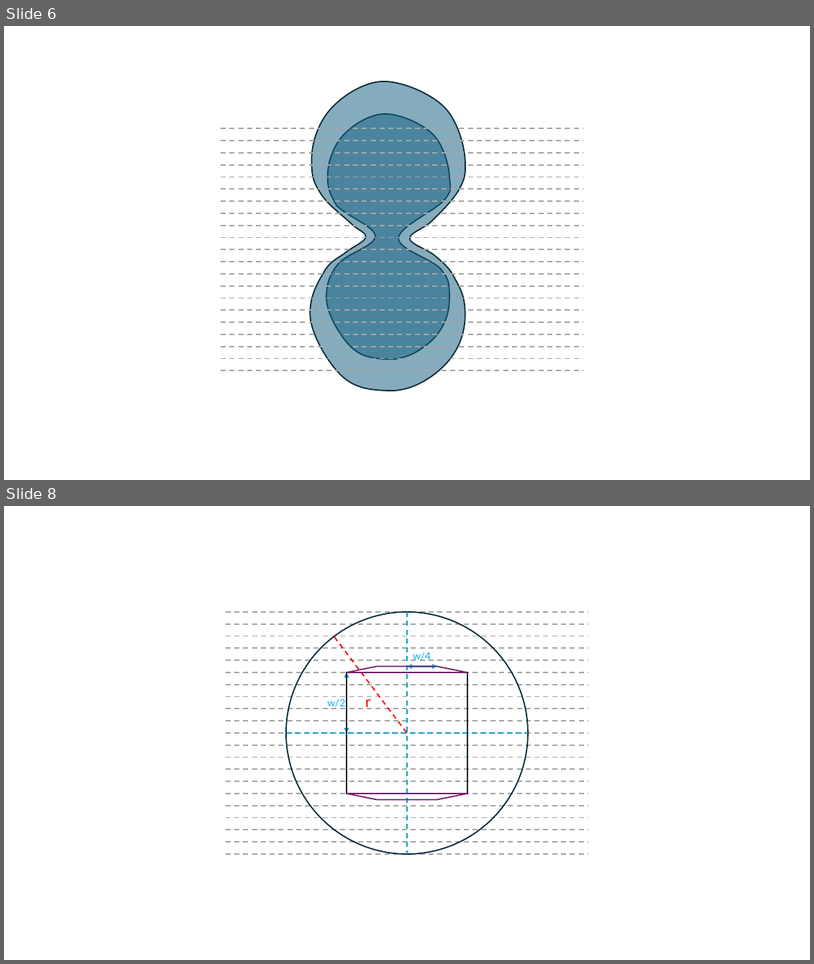
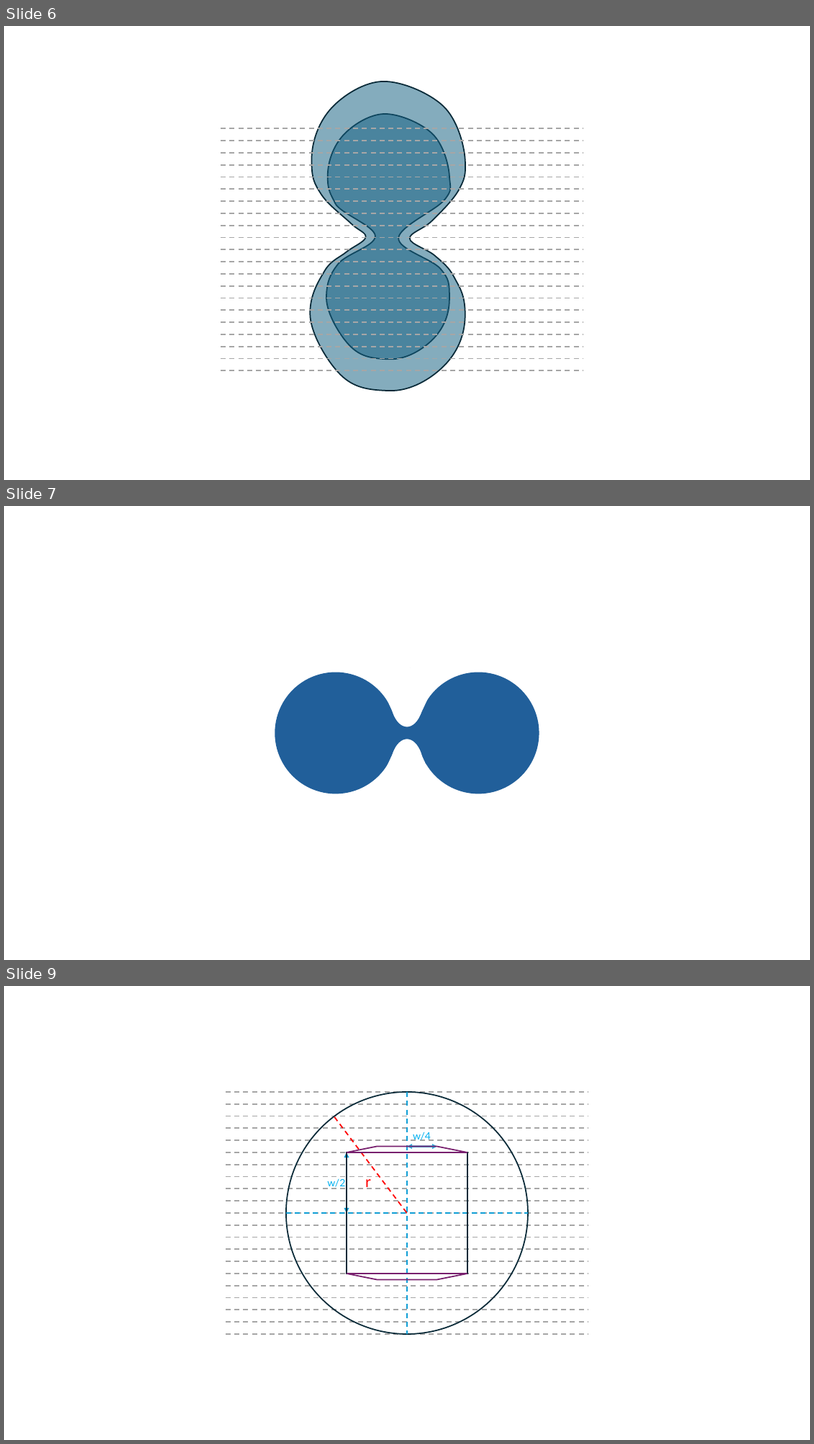
Before and after one commit to GregSal/StructureRelations, a slide deck: src/Images/Box_in_Circle/Box_in_Circle.pptx. Shown one above the other, each under a label of ours: slides 6 and 8 before the commit, slides 6, 7 and 9 after it; the slides between them are not shown. The pictures are 814x964 and 814x1444 pixels, drawn with LibreOffice and Linux fonts; fonts in the diff are those of the drawing. Boxes give left, top, right and bottom in pixels: in the first picture for what was removed or moved away, otherwise in the second. Text is boxed around its words. In the diff, an @@ line names an element or a change of style, - is before the commit and + after.

```diff
--- a/src/Images/Box_in_Circle/Box_in_Circle.pptx
+++ b/src/Images/Box_in_Circle/Box_in_Circle.pptx
@@ slide 7 added at [4, 506, 810, 960], background #FFFFFF @@
@@ rectangle added at [373, 656, 427, 716], fill #FFFFFF @@
@@ rectangle added at [394, 656, 442, 715], fill #FFFFFF @@
@@ ellipse added at [276, 674, 396, 793], fill #215F9A, outline #215F9A 3 pt @@
@@ ellipse added at [389, 669, 425, 728], fill #FFFFFF, outline #215F9A 3 pt @@
@@ ellipse added at [419, 674, 538, 793], fill #215F9A, outline #215F9A 3 pt @@
@@ ellipse added at [350, 720, 407, 746], fill #215F9A @@
@@ ellipse added at [376, 716, 399, 750], fill #215F9A @@
@@ ellipse added at [408, 720, 465, 746], fill #215F9A @@
@@ rectangle added at [387, 728, 432, 736], fill #215F9A @@
@@ ellipse added at [389, 738, 425, 797], fill #FFFFFF, outline #215F9A 3 pt @@
@@ rectangle added at [373, 750, 425, 810], fill #FFFFFF @@
@@ rectangle added at [391, 751, 442, 811], fill #FFFFFF @@
@@ what was slide 8 is now slide 9 @@
```
Also in this commit, not shown: 1 other slide added, 1 slide removed, 5 other files.
